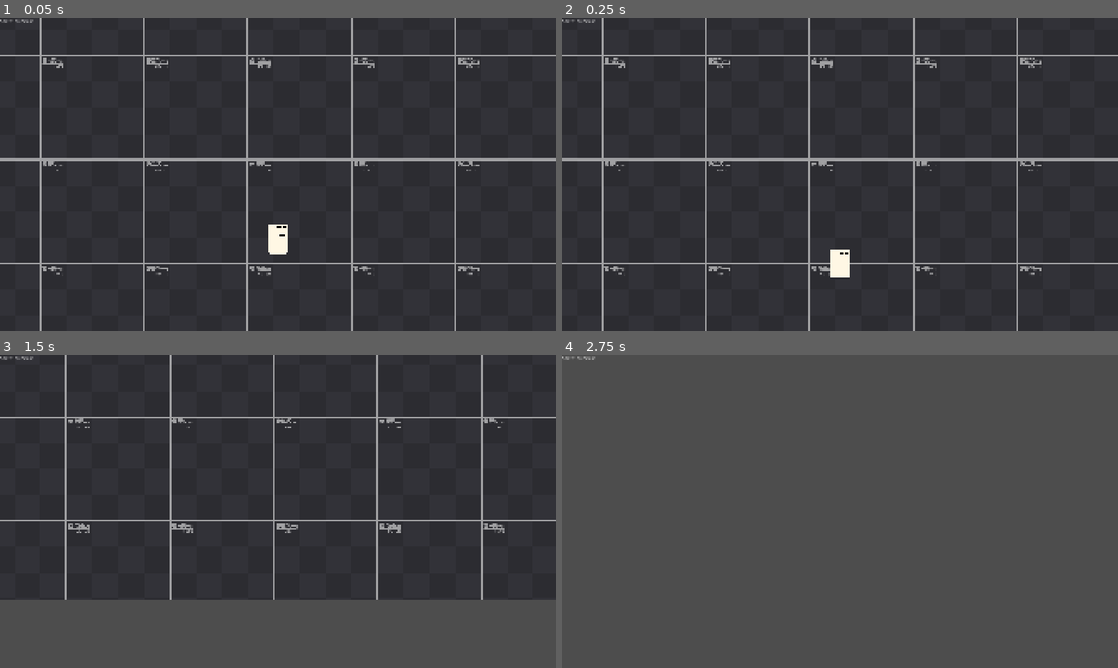
Above: before the commit, frames 1-4 (two rows, left to right).
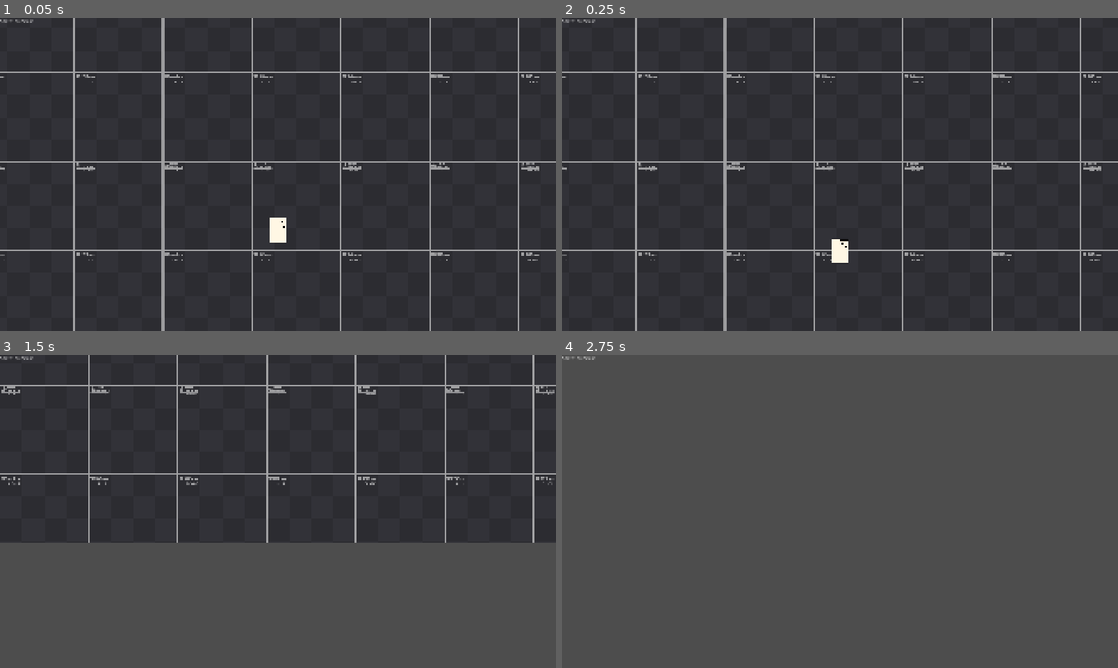
Above: after the commit, the same moments.

Repository: yasukawa426/2d-platformer-godot
Game: Godot game, scene res://scenes/main.tscn
Same seed, same stepped clock (60 frames per second), same inputs: the game is played once before the commit and once after it.
Inputs (mouse positions are in pixels of both pictures, inside the frame that each line leads up to):
- Up to frame 1 (0.05 s): no input
- Up to frame 2 (0.25 s): no input
- Up to frame 3 (1.5 s): move the mouse to (400, 495) at 0.52 s; hold Space (jump) 0.53-1.28 s; hold D (move_right) from 0.53 s (still down); move the mouse to (166, 527) at 1.27 s; tap Space (jump) at 1.35 s
- Up to frame 4 (2.75 s): tap Space (jump) at 1.52, 1.82 s; move the mouse to (895, 442) at 2.02 s; release D (move_right) at 2.03 s; hold A (move_left) from 2.03 s (still down); hold Space (jump) from 2.03 s (still down)

The runs differ from the first frame. In frame 1, 8.2% of the frame differs, in the area x 0-100%, y 0-100%; in frame 2, 8.2%; in frame 3, 23%, in the area x 0-100%, y 0-79%; in frame 4, nothing differs.

Commit message:
feat: fix jump during jump buffer always being max height and added minimum jump time

Diff:
--- a/scenes/player/player.tscn
+++ b/scenes/player/player.tscn
@@ -83,9 +83,10 @@
 
 [node name="Camera2D" type="Camera2D" parent="." unique_id=2010106613]
 offset = Vector2(0, -316)
-zoom = Vector2(0.7, 0.7)
+zoom = Vector2(0.6, 0.6)
 process_callback = 0
 position_smoothing_enabled = true
+position_smoothing_speed = 8.0
 drag_horizontal_enabled = true
 drag_vertical_enabled = true
 drag_top_margin = 0.8
@@ -119,6 +120,7 @@
 fall_state = NodePath("../FallState")
 idle_state = NodePath("../IdleState")
 move_state = NodePath("../MoveState")
+_minimum_jump_time = 0.15
 animation = 1
 
 [node name="DebugCanvasLayer" type="CanvasLayer" parent="." unique_id=1569663387]
--- a/scenes/player/state/jump_state.gd
+++ b/scenes/player/state/jump_state.gd
@@ -4,6 +4,9 @@
 @export var idle_state: State
 @export var move_state: State
 
+@export var _minimum_jump_time: float = 0.2
+
+var _jump_timer: float = 0
 
 func get_state_name() -> States:
 	return States.JUMP
@@ -15,6 +18,9 @@
 ## On enter apply jump velocity and squish effect.
 func enter(_old_state: States) -> void:
 	super(_old_state)
+
+	_jump_timer = _minimum_jump_time
+
 	parent.velocity.y = jump_velocity
 	squish(parent.sprite, false)
 
@@ -23,11 +29,11 @@
 ## Transitions to FallState when vertical velocity is 0 and to idle/move states if somehow manage to land on floor with positive vertical velocity.
 func process_physics(delta: float) -> State:
 	parent.velocity += _get_gravity() * delta
-
 	var direction: float = Input.get_axis("move_left", "move_right")
 	apply_horizontal_movement(direction, delta)
 
-	if Input.is_action_just_released("jump"):
+
+	if not Input.is_action_pressed("jump") and _jump_timer <= 0:
 		parent.velocity.y *= 0.5
 
 	parent.move_and_slide()
@@ -44,3 +50,8 @@
 			return move_state
 
 	return
+
+func process_frame(delta: float) -> State:
+	_jump_timer -= delta
+
+	return
